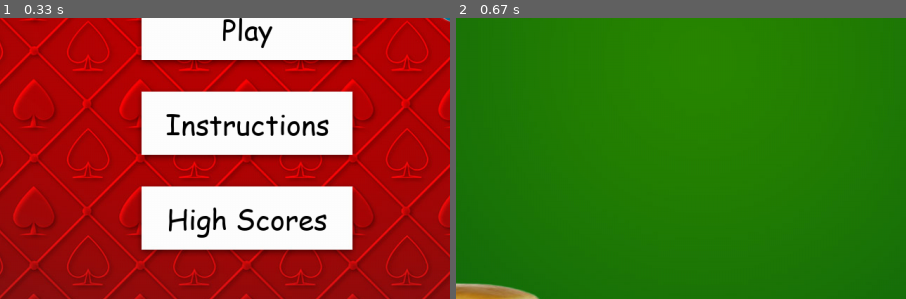
Above: before the commit, frames 1-2 (left to right).
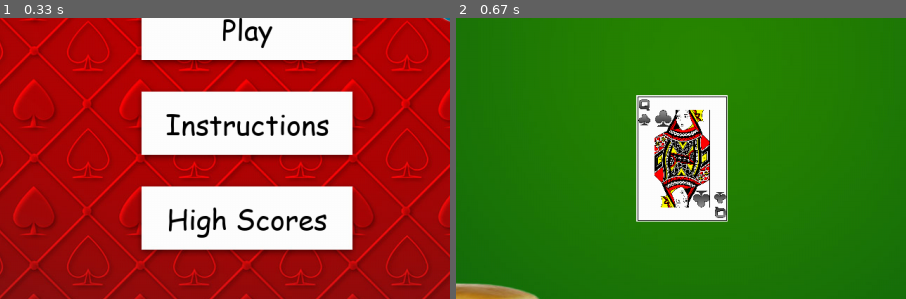
Above: after the commit, the same moments.

Repository: naff1x/shitty-blackjack
Game: pygame game, started from menu.py
The game is run twice, just before and just after one commit, with the same random seed, the same clock (stepped at 60 frames per second) and the same inputs.
Inputs (mouse positions are % of the whole screen's width and height, from its top left):
- Up to frame 1 (0.33 s): no input
- Up to frame 2 (0.67 s): click (50, 44) at 0.38 s
The pictures show only the part of the screen within x 23-73%, y 43-93%; the shares and areas given below are measured in that part.

Frame 1 is identical in both runs. In frame 2, 9.2% of the frame differs, in the area x 40-61%, y 27-73%.

Commit message:
Added a card to the table.

Diff:
--- a/game.py
+++ b/game.py
@@ -1,11 +1,18 @@
 import pygame
-import pygame_textinput
+import cards
+# import pygame_textinput
 
 
 class Game:
     def __init__(self, window, music_status):
         game_background = pygame.image.load("images/blackjack-table.jpg").convert()
         # bet_input = pygame_textinput.TextInput("Enter bet here") # This line adds ~4s to the loading time
+
+        game_deck = cards.Deck()
+        game_deck.shuffleDeck()
+        # test_card = game_deck.newDeck[0].get_visual()
+        test_card = pygame.transform.scale(game_deck.deck[0].get_visual(), (130, 180))
+        game_background.blit(test_card, (545, 450))
 
         clock = pygame.time.Clock()
         game_active = True
